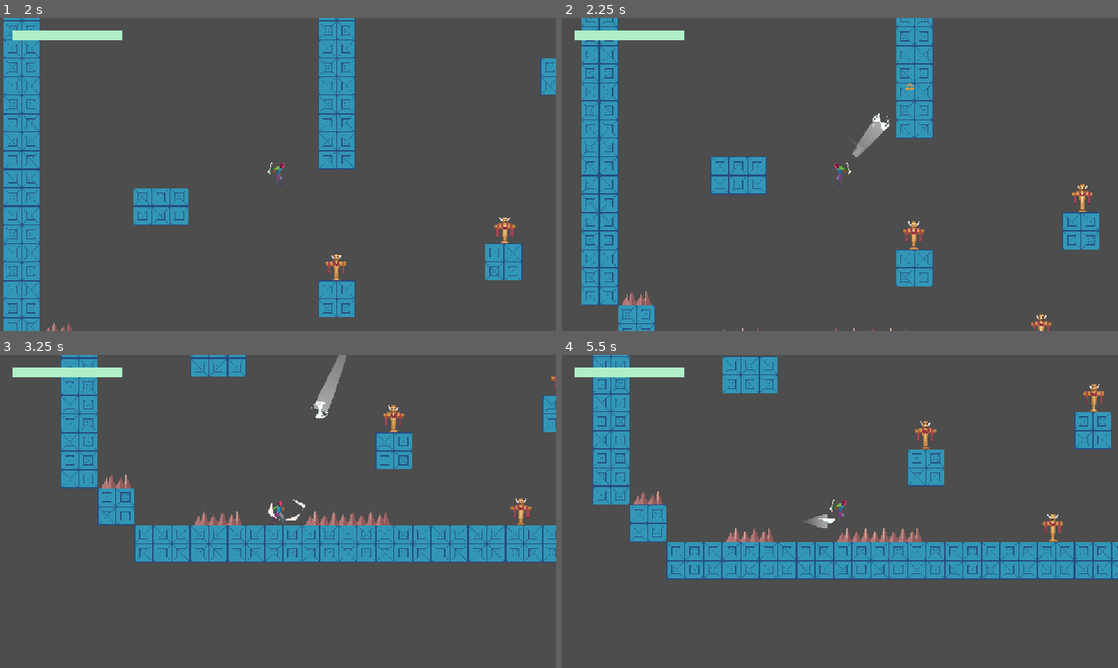
Above: before the commit, frames 1-4 (two rows, left to right).
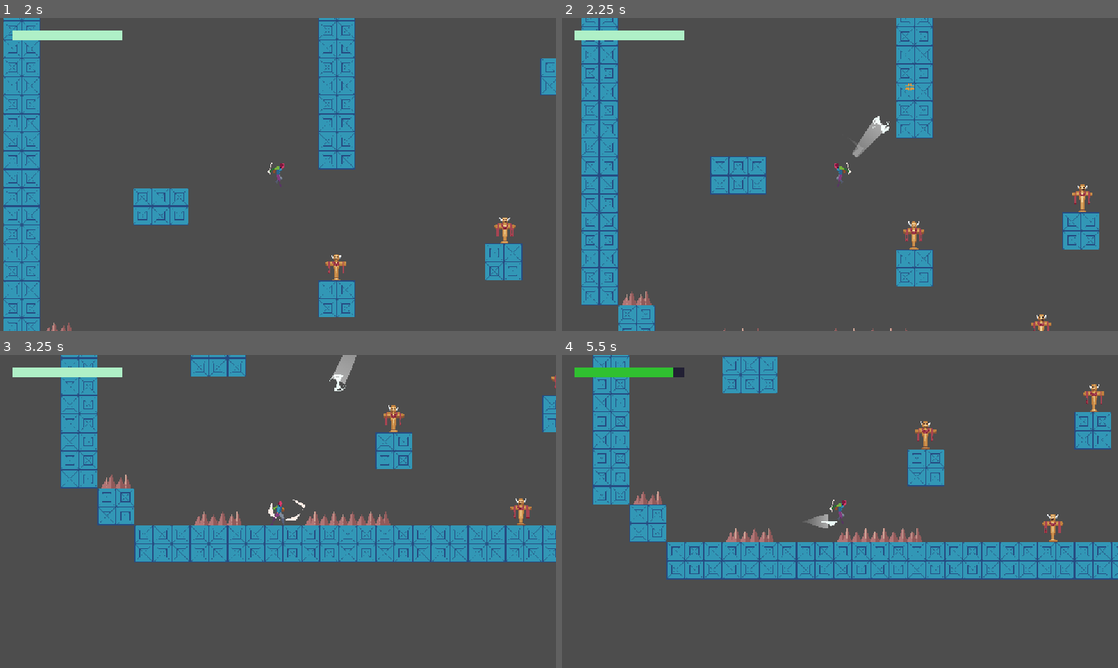
Above: after the commit, the same moments.

Repository: jbradlim08/MindBlade
Game: Godot game, scene res://Scene/level.tscn
The game is run twice, just before and just after one commit, with the same random seed, the same clock (stepped at 60 frames per second) and the same inputs.
Inputs (mouse positions are in pixels of both pictures, inside the frame that each line leads up to):
- Up to frame 1 (2 s): tap Enter at 0.5 s; move the mouse to (400, 158) at 0.52 s; hold D (right) from 0.53 s (still down); click (400, 158) at 0.6 s; tap Space (jump) at 0.77, 1.52 s; move the mouse to (166, 190) at 1.27 s; tap Middle mouse button (middle-mouse) at 1.35 s; click (166, 190) at 1.42 s
- Up to frame 2 (2.25 s): move the mouse to (895, 105) at 2.02 s; release D (right) at 2.03 s; hold A (left) from 2.03 s (still down); right-click (895, 105) at 2.1 s; click (895, 105) at 2.17 s
- Up to frame 3 (3.25 s): move the mouse to (250, 574) at 2.77 s; release A (left) at 2.78 s; hold D (right) from 2.78 s (still down); tap Shift at 2.85 s; click (250, 574) at 2.92 s; tap Space (jump) at 3.02 s
- Up to frame 4 (5.5 s): move the mouse to (840, 498) at 3.52 s; click (840, 498) at 3.6 s; tap Space (jump) at 3.77, 4.52 s; move the mouse to (673, 464) at 4.27 s; release D (right) at 4.28 s; hold A (left) 4.28-5.03 s; tap Middle mouse button (middle-mouse) at 4.35 s; click (673, 464) at 4.42 s; move the mouse to (867, 511) at 5.02 s; hold D (right) from 5.03 s (still down); right-click (867, 511) at 5.1 s; click (867, 511) at 5.17 s

Frame 1 is identical in both runs. In frame 2, less than 0.1% of the frame differs, in the area x 55-59%, y 30-37%; in frame 3, 0.6%; in frame 4, 0.7%, in the area x 2-50%, y 4-56%.

Commit message:
Fix bug in blade where it doesn't landed in the blade pivot due to the distance tolerance set to 5, the bug is fixed by setting the global position to its target position when called by init_platform()

Diff:
--- a/character/base_player.gd
+++ b/character/base_player.gd
@@ -36,7 +36,6 @@
 var attack_phase: int = 1 # slash type
 var is_jump_attack: bool = false
 var can_jump_attack: bool = true
-var danger_collision_pos: Vector2
 var can_hurt: bool = true
 
 func _ready() -> void:
@@ -228,24 +227,26 @@
 	if body.is_in_group("danger") and can_hurt:
 		can_hurt = false
 		check_danger_collision_pos()
-		check_danger()
+		check_danger(check_danger_collision_pos())
 		set_state(PlayerState.HURT)
 		# apply camera shake
 		SignalManager.on_player_hurt.emit()
 
-func check_danger_collision_pos() -> void:
+func check_danger_collision_pos() -> Vector2:
+	var danger_collision_pos: Vector2
 	for i in get_slide_collision_count():
 		var collision = get_slide_collision(i)
 		danger_collision_pos = collision.get_position()
-		return
-
-func check_danger() -> void:
-	print(danger_collision_pos)
+		break
+
+	return danger_collision_pos
+
+func check_danger(danger_collision_pos: Vector2) -> void:
 	# local pos of the danger_tilemap in player global pos
 	var local_pos = danger_tilemap.to_local(danger_collision_pos)
 	# use that local_pos to find where the map coordinate
 	var coords = danger_tilemap.local_to_map(local_pos)
-	print(coords)
+
 	var tile_data: TileData = danger_tilemap.get_cell_tile_data(coords)
 
 	if tile_data:
@@ -258,7 +259,11 @@
 				pass
 
 		DataManager.decr_player_hp(dmg)
-		SignalManager.on_player_hp_change.emit()
+	else:
+		DataManager.decr_player_hp(DataManager.get_dmg_default())
+
+	SignalManager.on_player_hp_change.emit()
+
 
 
 func _on_hurt_timer_timeout() -> void:
--- a/character/vier/mind_blade.gd
+++ b/character/vier/mind_blade.gd
@@ -93,6 +93,7 @@
 	show()
 
 func init_platform() -> void:
+	global_position = target # to make sure it always landed on pivot point
 	Utils.toggle_area2d(worldbox, false)
 	Utils.toggle_collision_shape(platformbox_shape, true)
 	Utils.toggle_collision_shape(clickbox, true)
@@ -141,7 +142,7 @@
 func returning(delta) -> void:
 	# set return value
 	var pos: Vector2 = get_parent().global_position + orbit_offset
-	set_target(pos, BladeState.RETURN)
+	set_target(pos)
 
 	if cur_state ==  BladeState.RETURN:
 		global_position += SPEED * dir * delta
@@ -150,8 +151,7 @@
 		set_state(BladeState.ORBIT)
 
 ## FUNCTION AUXILIARY ##
-func set_target(pos, state: BladeState) -> void:
-	set_state(state)
+func set_target(pos) -> void:
 	target = pos
 	dir = global_position.direction_to(target)
 
--- a/character/vier/mind_blade.tscn
+++ b/character/vier/mind_blade.tscn
@@ -9,7 +9,7 @@
 height = 4.0
 
 [sub_resource type="RectangleShape2D" id="RectangleShape2D_nyjrl"]
-size = Vector2(30, 10)
+size = Vector2(28, 8)
 
 [sub_resource type="RectangleShape2D" id="RectangleShape2D_oqebx"]
 size = Vector2(30, 10)
@@ -63,7 +63,7 @@
 
 [node name="Sprite2D" type="Sprite2D" parent="."]
 texture = ExtResource("2_nyjrl")
-offset = Vector2(0, -1)
+offset = Vector2(0, 3.2)
 hframes = 5
 
 [node name="WorldBox" type="Area2D" parent="."]
@@ -79,6 +79,7 @@
 collision_mask = 32
 
 [node name="CollisionShape2D" type="CollisionShape2D" parent="HitBox"]
+position = Vector2(0, 2.995)
 shape = SubResource("RectangleShape2D_nyjrl")
 disabled = true
 
--- a/character/vier/vier.gd
+++ b/character/vier/vier.gd
@@ -10,5 +10,6 @@
 func throw() -> void:
 	for blade in blades:
 		if blade.cur_state == Blade.BladeState.ORBIT:
-			blade.set_target(get_global_mouse_position(), Blade.BladeState.FLY)
+			blade.set_target(get_global_mouse_position())
+			blade.set_state(Blade.BladeState.FLY)
 			return
--- a/global/data_manager.gd
+++ b/global/data_manager.gd
@@ -10,6 +10,8 @@
 func decr_player_hp(hp: int) -> void: cur_player_hp -= hp
 
 # Danger
+var dmg_default: int = 10 # if collision fails
 var spike_dmg: int = 10
 
+func get_dmg_default() -> int: return dmg_default
 func get_spike_dmg() -> int: return spike_dmg
